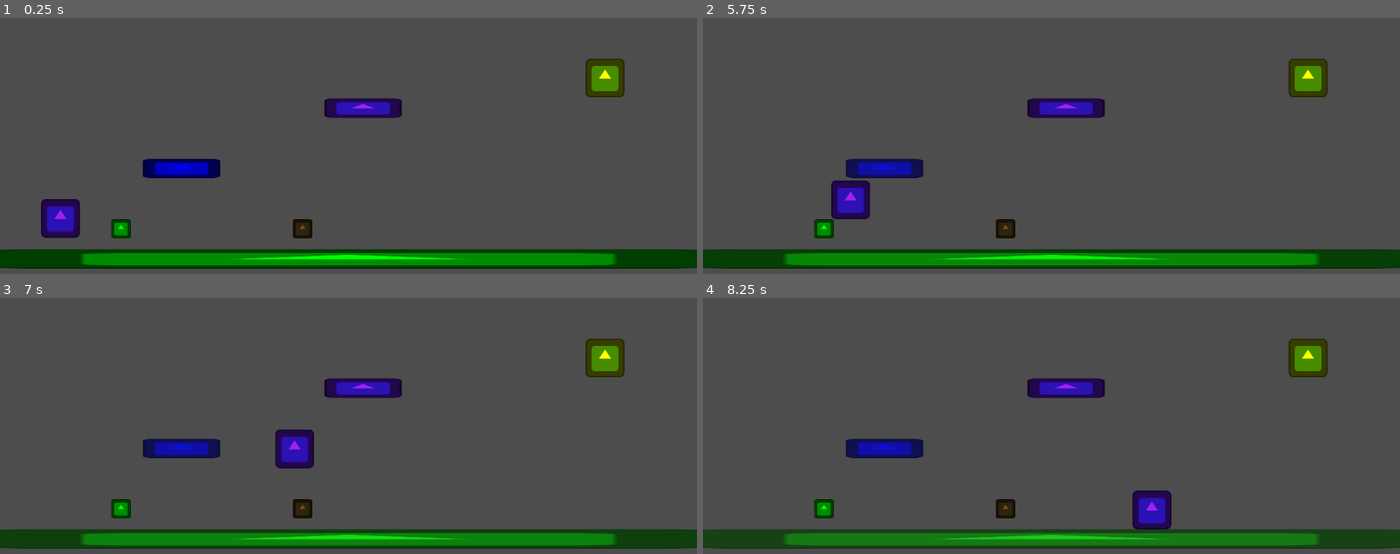
Above: before the commit, frames 1-4 (two rows, left to right).
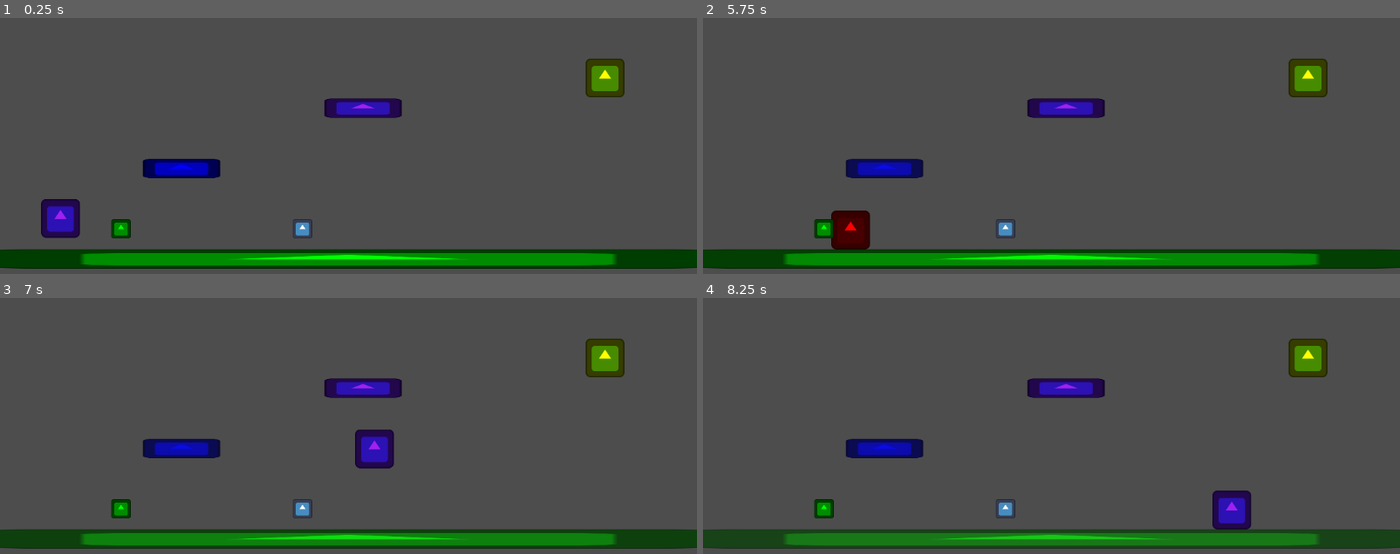
Above: after the commit, the same moments.

Repository: behnamarbab/vault-jam-25
Game: Godot game, scene res://scenes/Level1.tscn
Two runs of this game, one before a commit and one after it. Both use one fixed random seed, a clock stepped at 60 frames per second and the inputs below. The engine's default icon, where the game draws it, is replaced by a stand-in: a white triangle on a blue panel in a dark square.
Inputs:
- Up to frame 1 (0.25 s): no input
- Up to frame 2 (5.75 s): tap Enter (ui_accept) at 0.5, 0.77, 1.52, 3.02, 3.77, 4.25, 4.52 s; hold Right (ui_right) 0.53-2.03 s; hold Left (ui_left) 2.03-4.28 s; hold Right (ui_right) from 4.28 s (still down)
- Up to frame 3 (7 s): keep holding Right (ui_right); tap Enter (ui_accept) at 6.02, 6.77 s
- Up to frame 4 (8.25 s): tap Enter (ui_accept) at 7.52 s; release Right (ui_right) at 8.03 s; hold Left (ui_left) from 8.03 s (still down)

The runs differ from the first frame. In frame 1, 0.2% of the frame differs, in the area x 42-45%, y 78-87%; in frame 2, 1.7%; in frame 3, 1.9%, in the area x 39-57%, y 51-87%; in frame 4, 1.9%.

Commit message:
Add task004

Diff:
--- a/scenes/ColorButton.tscn
+++ b/scenes/ColorButton.tscn
@@ -6,7 +6,7 @@
 [sub_resource type="RectangleShape2D" id="RectangleShape2D_1"]
 size = Vector2(32, 32)
 
-[node name="ColorButton" type="StaticBody2D"]
+[node name="ColorButton" type="Area2D"]
 script = ExtResource("1_script")
 
 [node name="Sprite2D" type="Sprite2D" parent="."]
@@ -15,8 +15,3 @@
 
 [node name="CollisionShape2D" type="CollisionShape2D" parent="."]
 shape = SubResource("RectangleShape2D_1")
-
-[node name="DetectionArea" type="Area2D" parent="."]
-
-[node name="CollisionShape2D" type="CollisionShape2D" parent="DetectionArea"]
-shape = SubResource("RectangleShape2D_1")
--- a/scenes/Level1.tscn
+++ b/scenes/Level1.tscn
@@ -25,11 +25,12 @@
 
 [node name="ButtonGreen" parent="." instance=ExtResource("3_button")]
 position = Vector2(200, 550)
+button_type = 0
 target_color = 2
 
-[node name="ButtonBrown" parent="." instance=ExtResource("3_button")]
+[node name="ButtonReset" parent="." instance=ExtResource("3_button")]
 position = Vector2(500, 550)
-target_color = 6
+button_type = 1
 
 [node name="Goal" parent="." instance=ExtResource("4_goal")]
 position = Vector2(1000, 300)
--- a/scripts/ColorButton.gd
+++ b/scripts/ColorButton.gd
@@ -1,17 +1,28 @@
-extends StaticBody2D
+extends Area2D
 
-@export var target_color: Global.GameColor = Global.GameColor.GREEN
+enum ButtonType {CHANGE, RESET}
+@export var button_type: ButtonType = ButtonType.CHANGE
+@export var target_color: Global.GameColor = Global.GameColor.GREEN # Only used if we want specific color buttons, but task says "as intended"
 
 @onready var sprite = $Sprite2D
-@onready var detection_area = $DetectionArea
 
 func _ready():
+	update_button_visuals()
+	body_entered.connect(_on_body_entered)
+
+func update_button_visuals():
 	if sprite:
-		sprite.modulate = Global.get_color_value(target_color)
-	if detection_area:
-		detection_area.body_entered.connect(_on_body_entered)
+		if button_type == ButtonType.RESET:
+			sprite.modulate = Color.WHITE
+		else:
+			sprite.modulate = Global.get_color_value(target_color)
 
 func _on_body_entered(body):
 	if body.has_method("set_color"):
-		body.set_color(target_color)
-		print("Color changed to: ", target_color)
+		if button_type == ButtonType.RESET:
+			body.set_color(Global.GameColor.PURPLE)
+			print("Color reset to PURPLE")
+		else:
+			var next_color = Global.get_next_color(body.current_color)
+			body.set_color(next_color)
+			print("Color changed to: ", next_color)
--- a/scripts/Platform.gd
+++ b/scripts/Platform.gd
@@ -33,8 +33,9 @@
 		sprite.modulate = color_val
 		sprite.modulate.a = current_alpha
 
-func mark_for_fading():
-	is_fading_this_frame = true
+func mark_for_fading(mover_velocity: Vector2):
+	if abs(mover_velocity.x) > 10.0:
+		is_fading_this_frame = true
 
 func fade_out_finished():
 	print("Platform faded out!")
--- a/scripts/Player.gd
+++ b/scripts/Player.gd
@@ -19,6 +19,10 @@
 	if not is_on_floor():
 		velocity.y += gravity * delta
 
+	# Death check: Falling
+	if position.y > 1000:
+		die()
+
 	# Handle jump.
 	if Input.is_action_just_pressed("ui_accept") and is_on_floor():
 		velocity.y = JUMP_VELOCITY
@@ -38,8 +42,8 @@
 	# Check for collisions for color mechanic
 	check_color_collisions()
 
-	# Process fading
-	if is_fading_this_frame:
+	# Process fading: Only if moving horizontally (walking)
+	if is_fading_this_frame and abs(velocity.x) > 10.0:
 		fade_progress += delta
 		if fade_progress >= Global.DEFAULT_FADE_TIME:
 			fade_out_finished()
@@ -66,6 +70,11 @@
 		var collision = get_slide_collision(i)
 		var collider = collision.get_collider()
 
+		# Death check: Enemy group
+		if collider.is_in_group("enemy"):
+			die()
+			return
+
 		if collider.has_method("get_game_color"):
 			var other_color = collider.get_game_color()
 			handle_color_interaction(other_color, collider)
@@ -78,13 +87,12 @@
 		is_fading_this_frame = true
 	elif my_order > other_order:
 		if collider.has_method("mark_for_fading"):
-			collider.mark_for_fading()
+			collider.mark_for_fading(velocity)
+
+func die():
+	print("Player died!")
+	get_tree().reload_current_scene()
 
 func fade_out_finished():
 	print("Player faded out!")
-	# Reset position and color
-	position = Vector2(100, 100) # Assuming start position
-	set_color(Global.GameColor.PURPLE)
-	fade_progress = 0.0
-	if sprite:
-		sprite.modulate.a = 1.0
+	die()
Not shown, changed: Insts/GameDesc.txt
Not shown, changed: Insts/task004.txt
